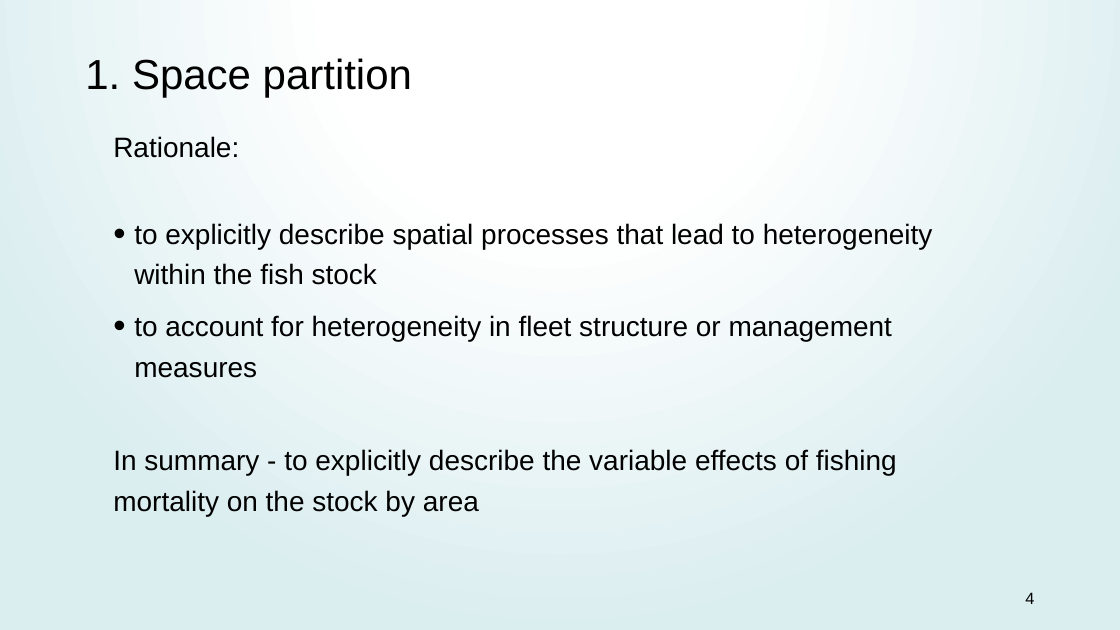
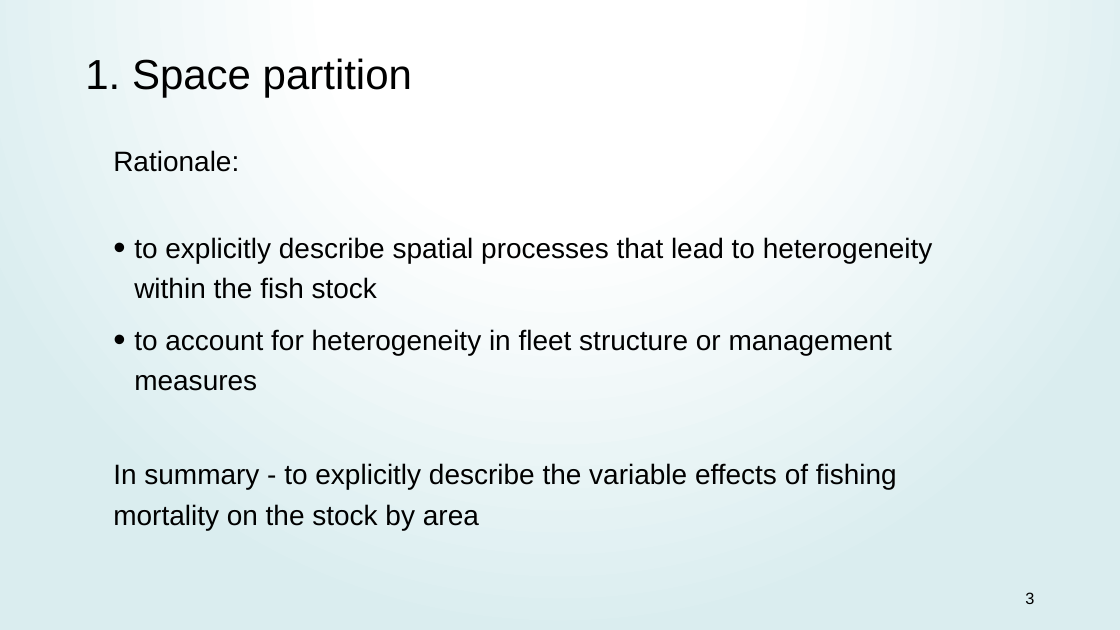
Before and after one commit to PacificCommunity/ofp-sam-transition-plan, a slide deck: slide 3 of presentations/2024_05_13_mfcl_future/MULTIFAN-CL_future.pptx (slide 4 before the commit). Drawn at 1120x630 pixels with LibreOffice and Linux fonts; fonts in the diff are those of the drawing. Boxes give left, top, right and bottom in pixels: in the first picture for what was removed or moved away, otherwise in the second. Text is boxed around its words. In the diff, an @@ line names an element or a change of style, - is before the commit and + after.

```diff
--- a/presentations/2024_05_13_mfcl_future/MULTIFAN-CL_future.pptx
+++ b/presentations/2024_05_13_mfcl_future/MULTIFAN-CL_future.pptx
@@ text "Rationale:": place and size @@
-text "Rationale:" at box(113, 136, 933, 516)
+text "Rationale:" at box(113, 150, 933, 530)
@@ page number at box(1025, 592, 1034, 604): text changed @@
-4
+3
```
Also in this commit, not shown: 5 other slides changed, 6 slides removed, 1 other file.
